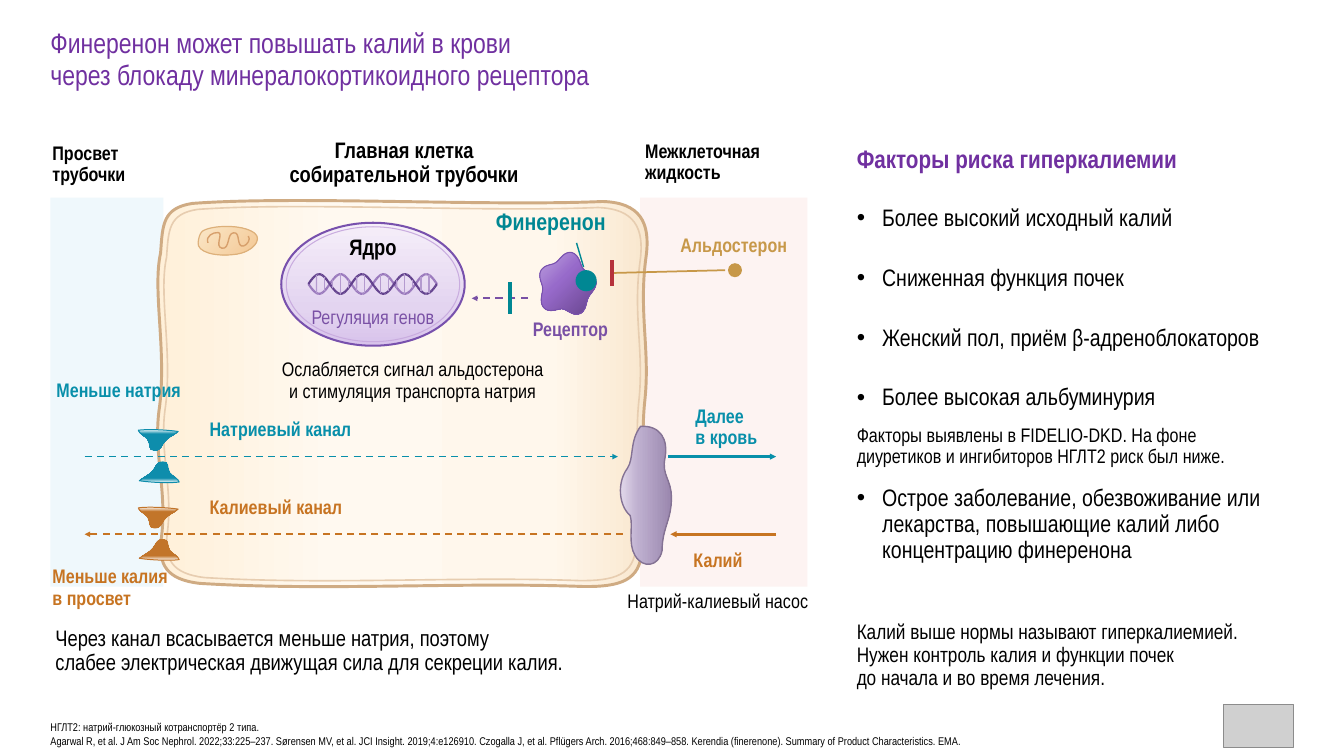
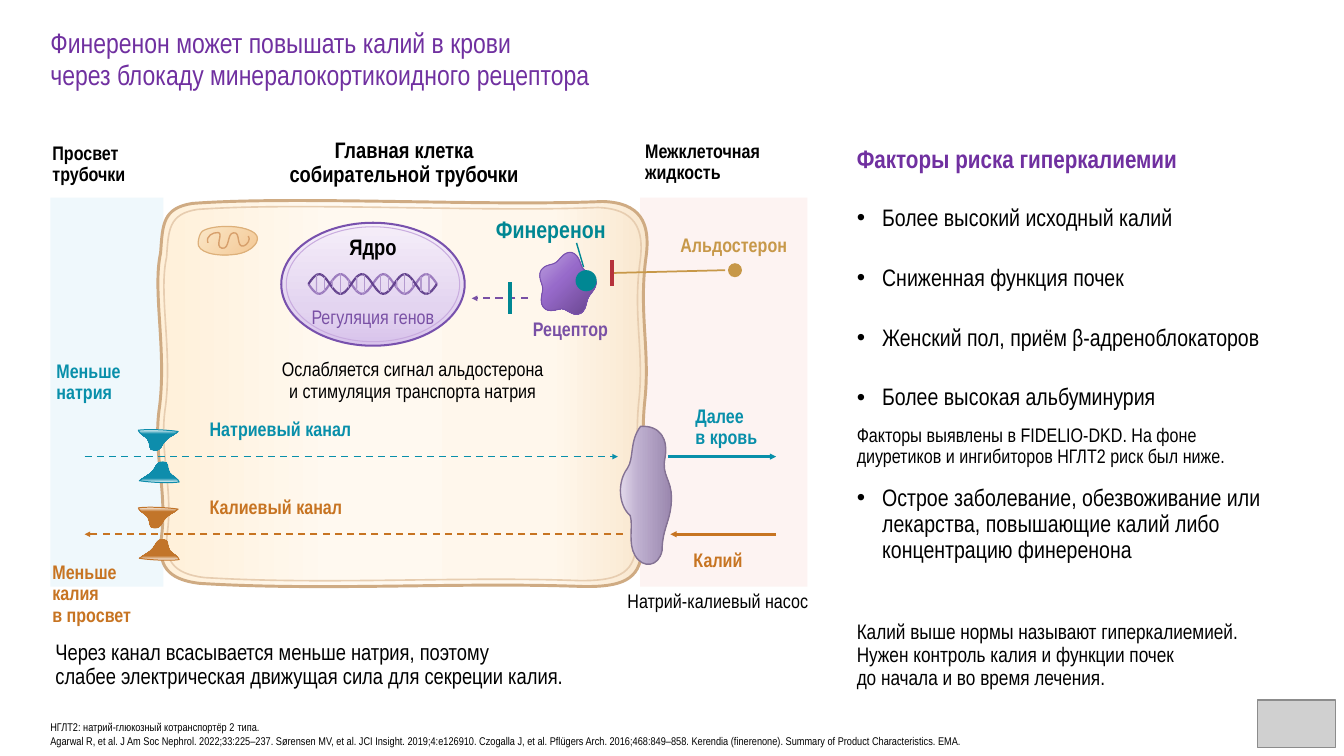
Before and after one commit to drabdulbosit1-eng/my-test-cloud, a slide deck: slide 27 of finerenone/Finerenone_Levin_reviewed.pptx. Drawn at 1344x756 pixels with LibreOffice and Linux fonts; fonts in the diff are those of the drawing; grey boxes stand for pictures. Boxes give left, top, right and bottom in pixels: in the first picture for what was removed or moved away, otherwise in the second. Text is boxed around its words. In the diff, an @@ line names an element or a change of style, - is before the commit and + after.

```diff
--- a/finerenone/Finerenone_Levin_reviewed.pptx
+++ b/finerenone/Finerenone_Levin_reviewed.pptx
@@ text "Финеренон": place and size @@
-text "Финеренон" at box(496, 213, 606, 235)
+text "Финеренон" at box(496, 221, 606, 244)
@@ text at box(56, 364, 120, 403): text changed @@
-Меньше натрия
+Меньше
+натрия
@@ text at box(52, 565, 116, 600): text changed @@
-Меньше калия
+Меньше
+калия
@@ text "Через канал всасывается меньше натрия, ...": place and size @@
-text "Через канал всасывается меньше натрия, ..." at box(55, 630, 563, 675)
+text "Через канал всасывается меньше натрия, ..." at box(55, 644, 563, 689)
@@ picture: place and size @@
-picture at box(1224, 705, 1294, 748)
+picture at box(1258, 700, 1336, 747)
```
Also in this commit, not shown: 46 other slides changed, 1 other file.
